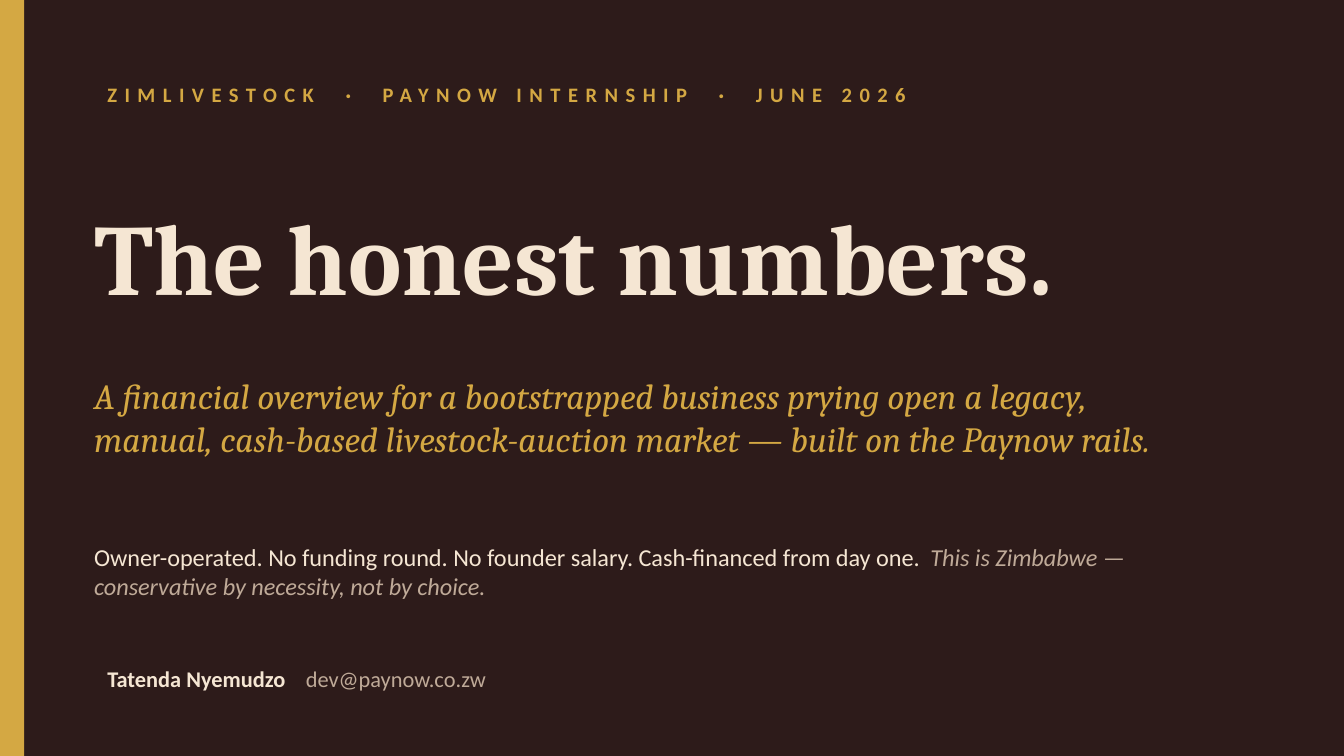
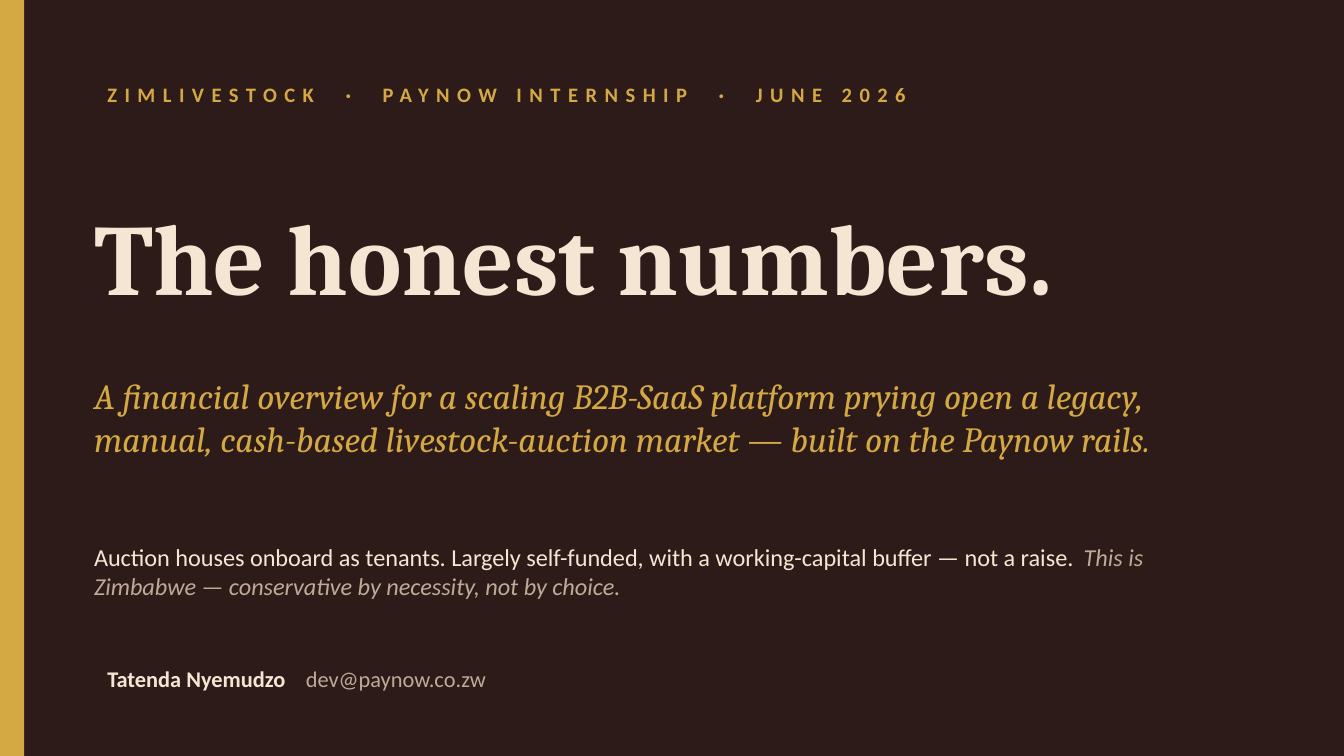
Before and after one commit to muudzo/livestockl, a slide deck: slide 1 of deliverables/business/financial-deck.pptx. Drawn at 1344x756 pixels with LibreOffice and Linux fonts; fonts in the diff are those of the drawing. Boxes give left, top, right and bottom in pixels: in the first picture for what was removed or moved away, otherwise in the second. Text is boxed around its words. In the diff, an @@ line names an element or a change of style, - is before the commit and + after.

```diff
--- a/deliverables/business/financial-deck.pptx
+++ b/deliverables/business/financial-deck.pptx
@@ text at box(94, 384, 1143, 417): text changed @@
-A financial overview for a bootstrapped business prying open a legacy,
+A financial overview for a scaling B2B-SaaS platform prying open a legacy,
@@ text at box(94, 549, 1143, 599): text changed @@
-Owner-operated. No funding round. No founder salary. Cash-financed from day one. This is Zimbabwe — conservative by necessity, not by choice.
+Auction houses onboard as tenants. Largely self-funded, with a working-capital buffer — not a raise. This is Zimbabwe — conservative by necessity, not by choice.
```
Also in this commit, not shown: 9 other slides changed, 10 other files.
